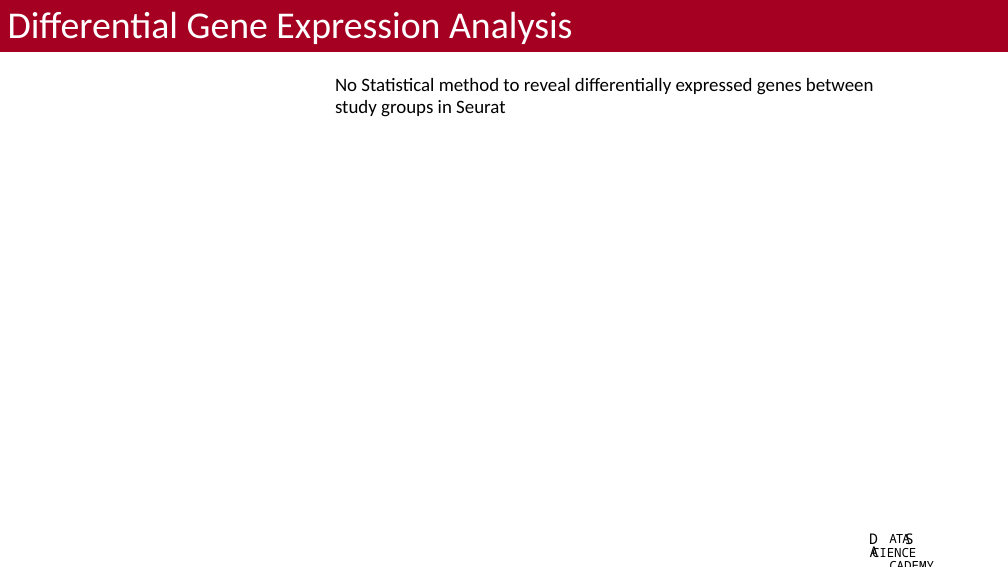
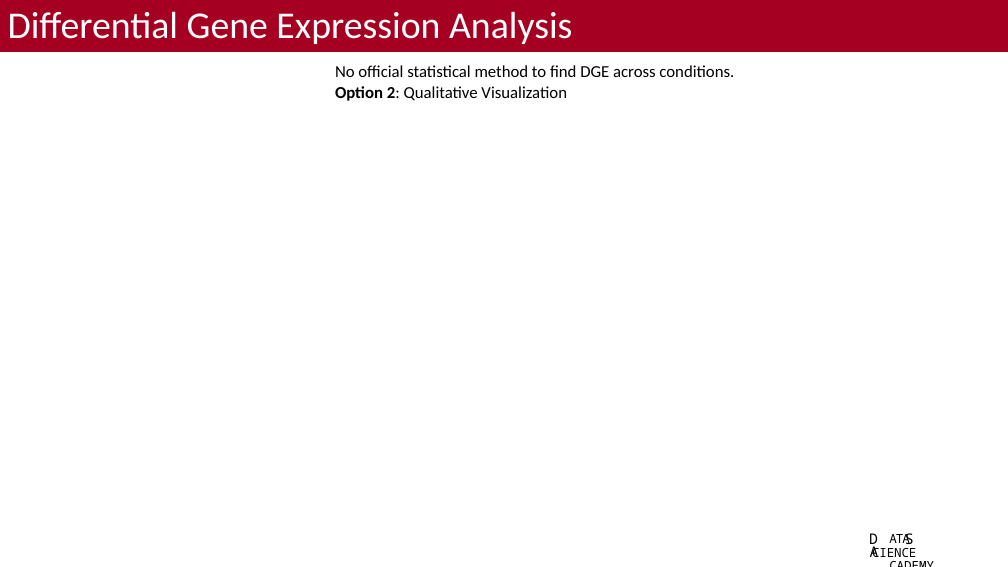
Before and after one commit to bacorli2/scrna_workshop, a slide deck: slide 4 of M5_Seurat_DGE_and_Exploratory/M5_Seurat_DGE_Exploratory.pptx. Drawn at 1008x567 pixels with LibreOffice and Linux fonts; fonts in the diff are those of the drawing; background and template pictures are left out. Boxes give left, top, right and bottom in pixels: in the first picture for what was removed or moved away, otherwise in the second. Text is boxed around its words. In the diff, an @@ line names an element or a change of style, - is before the commit and + after.

Commit message:
Added one method for DGE (ad hoc), trying to add second method to visualize data.

```diff
--- a/M5_Seurat_DGE_and_Exploratory/M5_Seurat_DGE_Exploratory.pptx
+++ b/M5_Seurat_DGE_and_Exploratory/M5_Seurat_DGE_Exploratory.pptx
@@ text at box(335, 65, 734, 101): text changed; size 18 to 16 pt @@
-No Statistical method to reveal differentially expressed genes between study groups in Seurat
+No official statistical method to find DGE across conditions.
+Option 2: Qualitative Visualization
```
Also in this commit, not shown: 1 other file.
